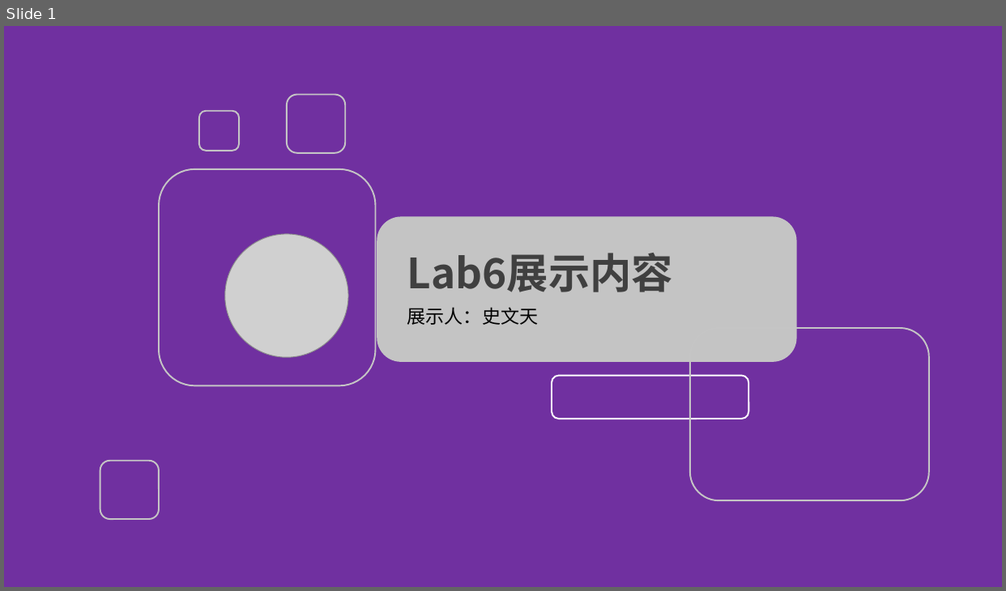
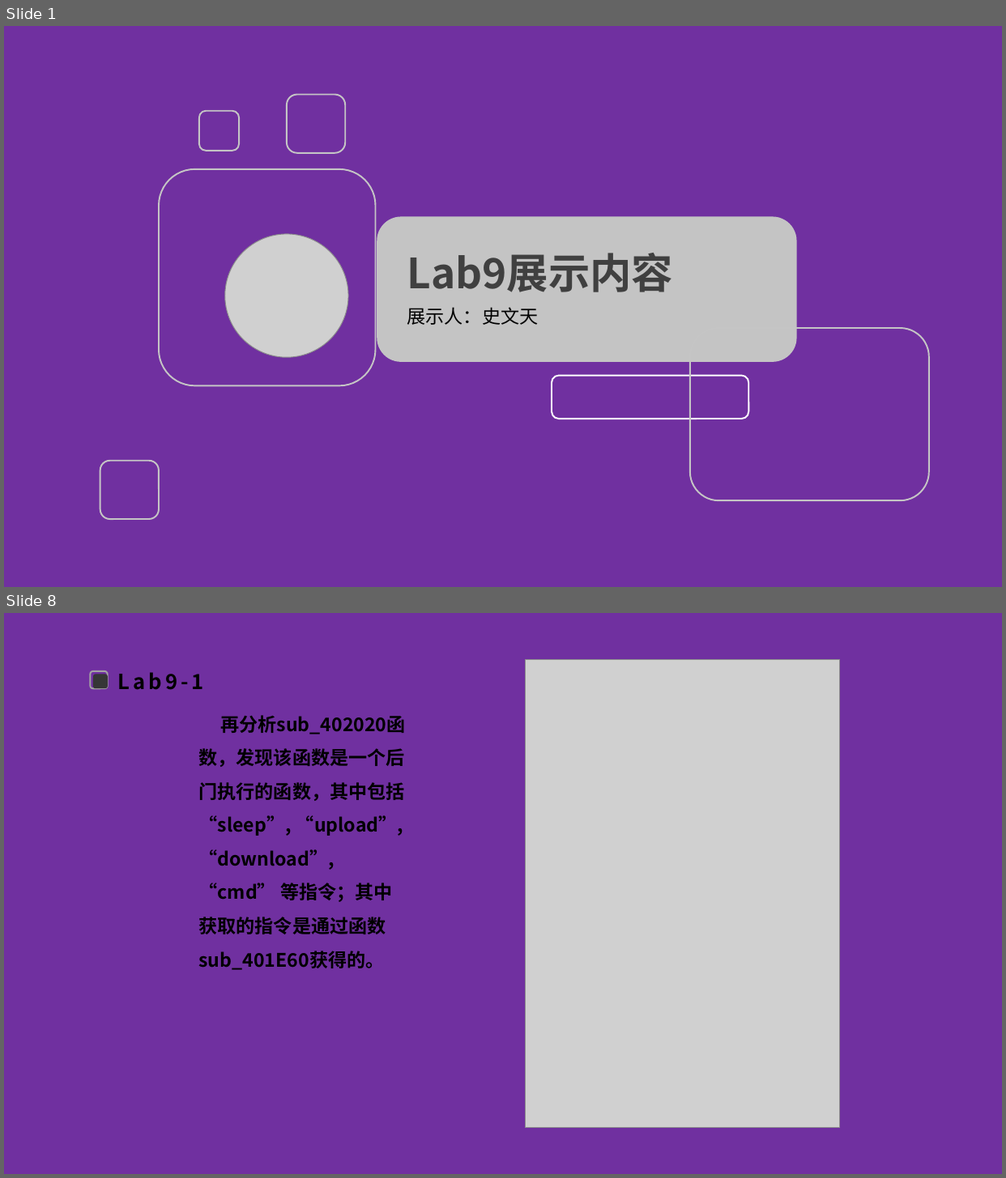
Before and after one commit to FlandreScarlet36/Malicious_code_labs, a slide deck: lab6/Lab6实验分享.pptx. Shown one above the other, each under a label of ours: slide 1 before the commit, slides 1 and 8 after it; the slides between them are not shown. The pictures are 1006x591 and 1006x1178 pixels, drawn with LibreOffice and Linux fonts; fonts in the diff are those of the drawing; grey boxes stand for pictures; background and template pictures are left out. Boxes give left, top, right and bottom in pixels: in the first picture for what was removed or moved away, otherwise in the second. Text is boxed around its words. In the diff, an @@ line names an element or a change of style, - is before the commit and + after.

```diff
--- a/lab6/Lab6实验分享.pptx
+++ b/lab6/Lab6实验分享.pptx
@@ slide 8 added at [4,613,1002,1174], background picture (left out) @@
@@ picture added at [525,659,840,1128] @@
@@ rounded rectangle added at [90,671,108,688], outline #A3A3A3 1.5 pt @@
@@ rounded rectangle added at [93,675,108,688], fill #363636 @@
@@ text added at [118,672,204,690], 20 pt, text #000000, bold @@
+Lab9-1
@@ text added at [199,715,405,970], 18 pt, text #000000, bold @@
+再分析sub_402020函数，发现该函数是一个后门执行的函数，其中包括 “sleep”, “upload”, “download”, “cmd” 等指令；其中获取的指令是通过函数sub_401E60获得的。
@@ slide 1 changed as well @@
@@ text at [407,253,673,292]: text changed @@
-Lab6展示内容
+Lab9展示内容
```
Also in this commit, not shown: 2 other slides changed, 31 other slides added, 9 slides removed, 2 other files.
